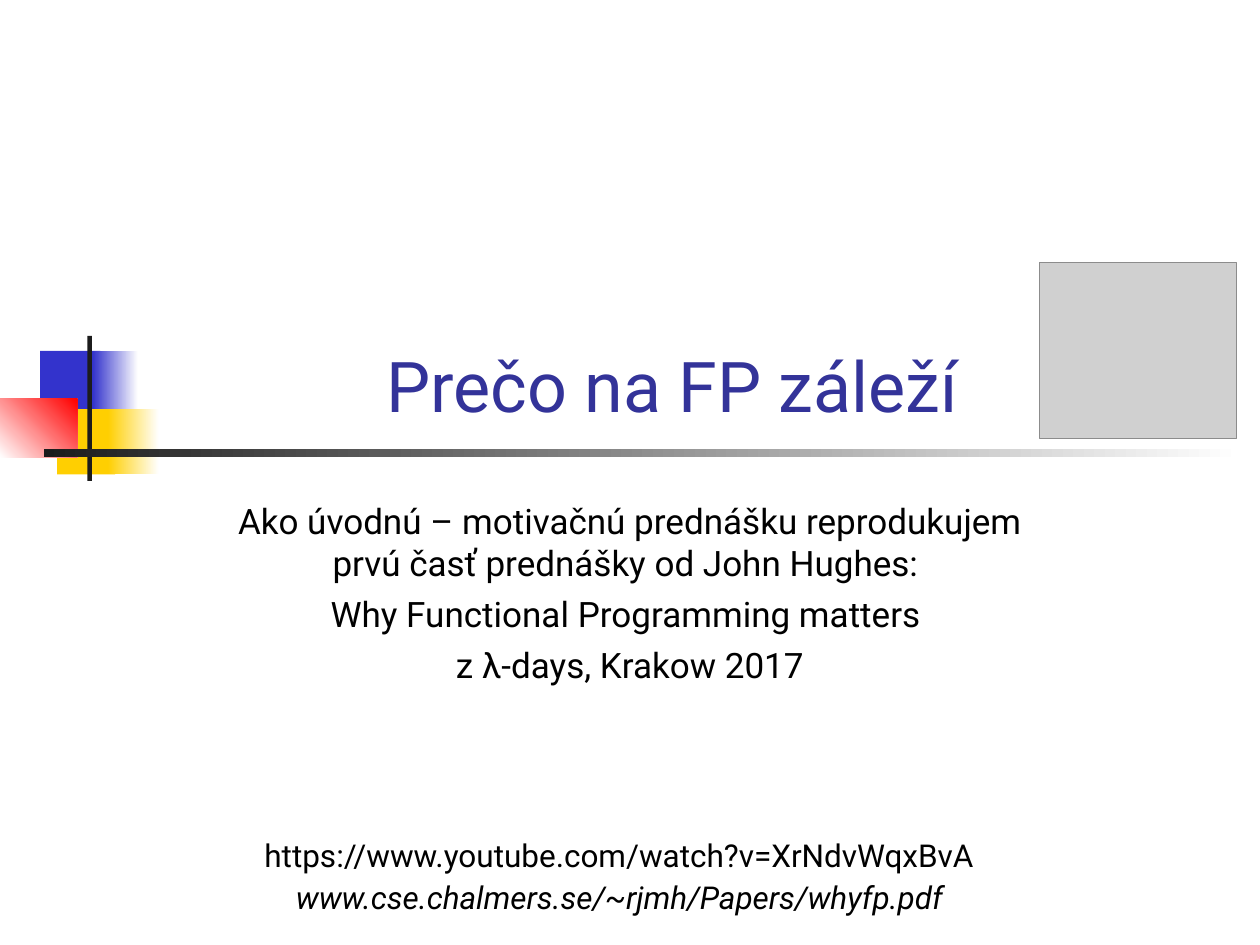
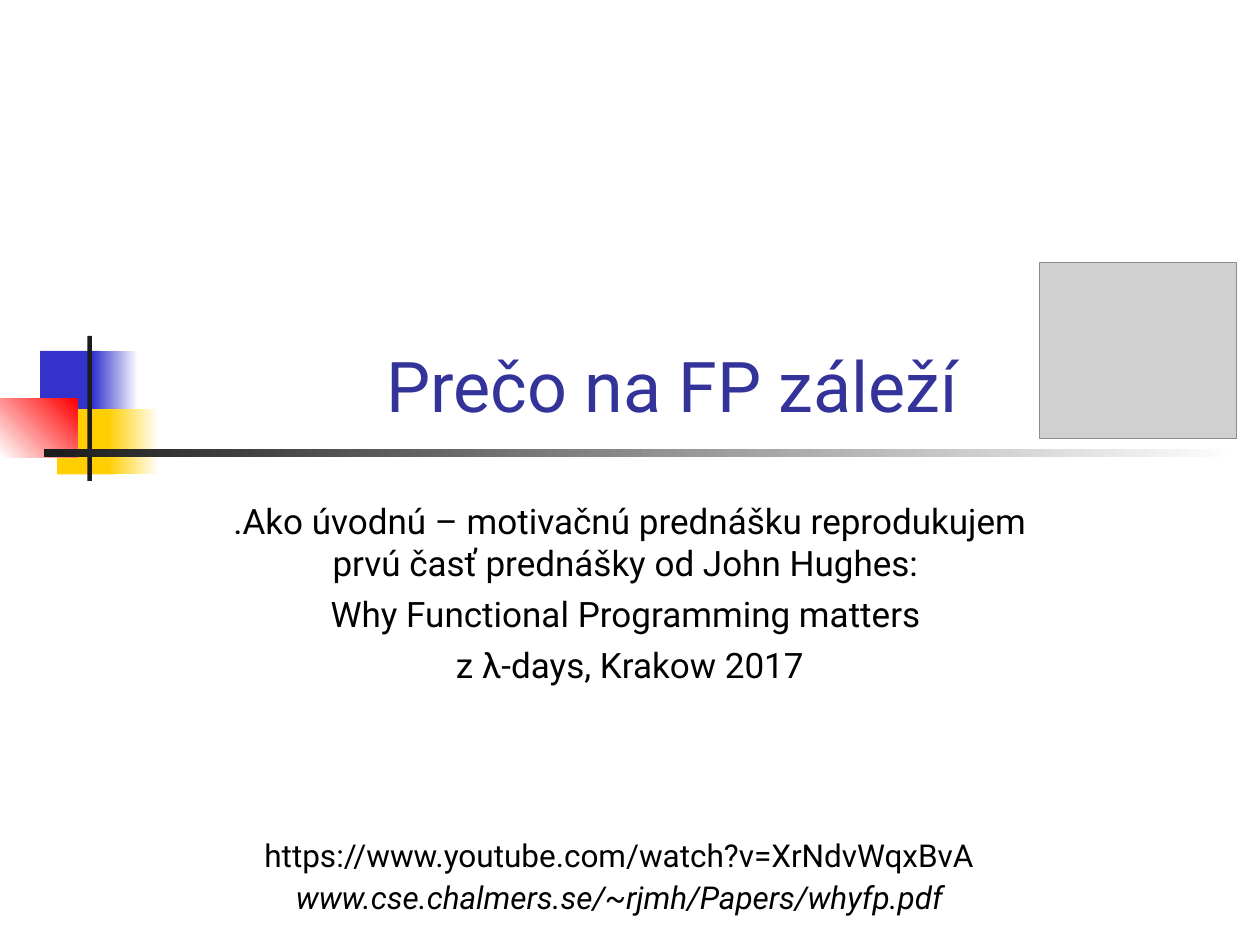
Before and after one commit to Funkcionalne/Prednasky, a slide deck: slide 1 of 01/01_intro.ppt. Drawn at 1260x945 pixels with LibreOffice and Linux fonts; fonts in the diff are those of the drawing; grey boxes stand for pictures. Boxes give left, top, right and bottom in pixels: in the first picture for what was removed or moved away, otherwise in the second. Text is boxed around its words. In the diff, an @@ line names an element or a change of style, - is before the commit and + after.

Commit message:
intro

```diff
--- a/01/01_intro.ppt
+++ b/01/01_intro.ppt
@@ subtitle at box(233, 507, 1026, 584): text changed @@
-Ako úvodnú – motivačnú prednášku reprodukujem prvú časť prednášky od John Hughes:
+.Ako úvodnú – motivačnú prednášku reprodukujem prvú časť prednášky od John Hughes:
```
